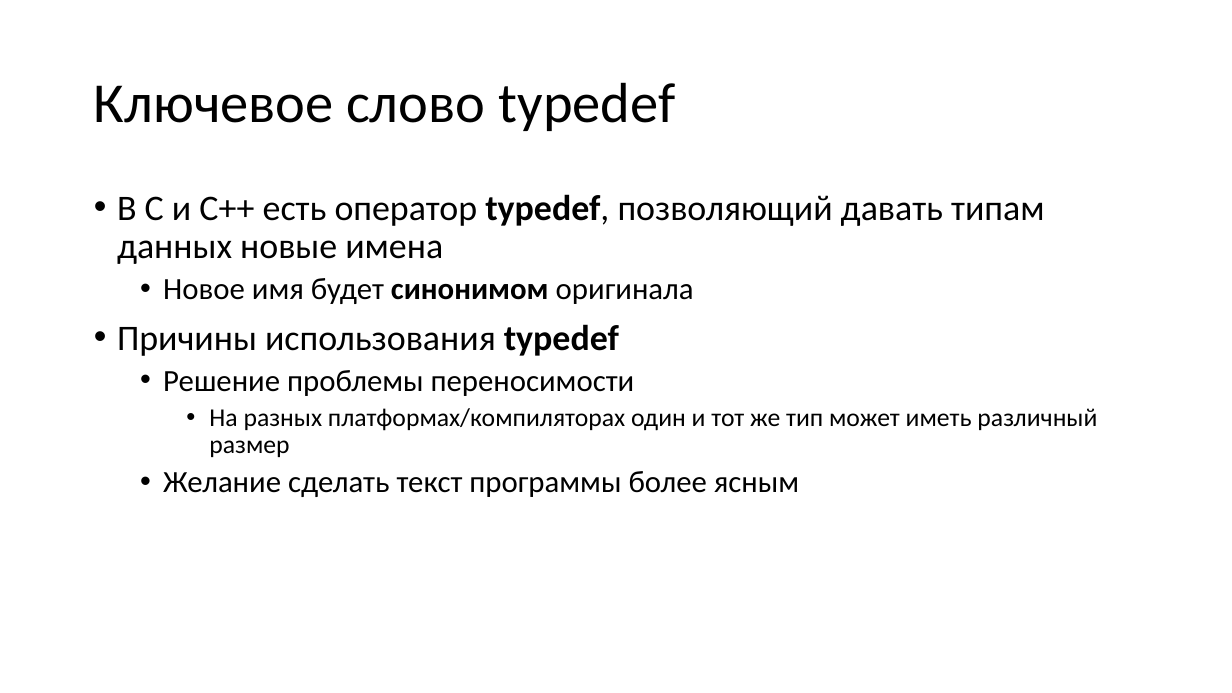
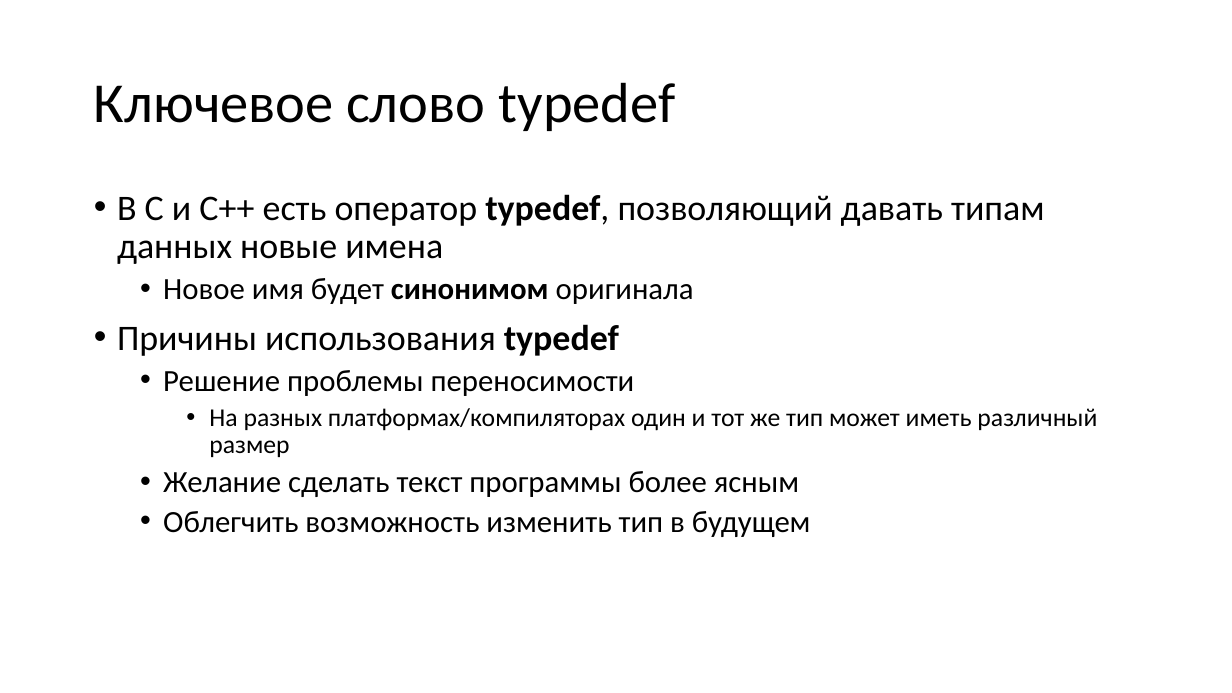
Before and after one commit to alexey-malov/oop, a slide deck: slide 24 of lectures/01/Синтаксис C++.pptx. Drawn at 1232x693 pixels with LibreOffice and Linux fonts; fonts in the diff are those of the drawing. Boxes give left, top, right and bottom in pixels: in the first picture for what was removed or moved away, otherwise in the second. Text is boxed around its words. In the diff, an @@ line names an element or a change of style, - is before the commit and + after.

```diff
--- a/lectures/01/Синтаксис C++.pptx
+++ b/lectures/01/Синтаксис C++.pptx
@@ text at (163, 511, 811, 537): paragraph added @@
+  • Облегчить возможность изменить тип в будущем
```
Also in this commit, not shown: 2 other slides changed.
